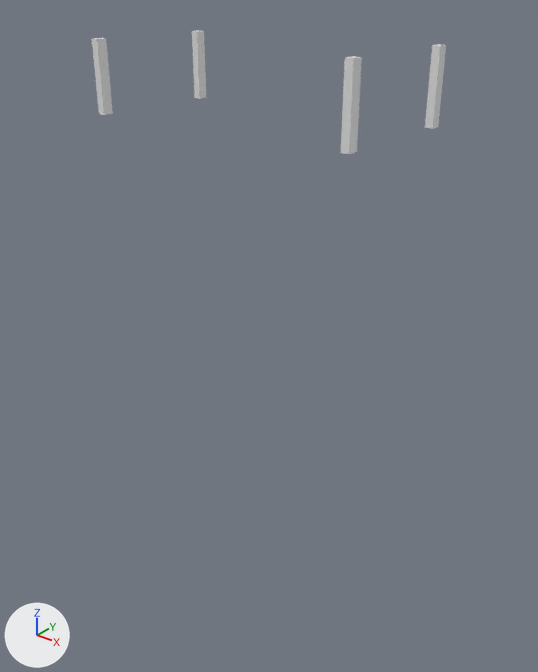
The Blender file 3d_assets/industrial_shelves.blend: old version first, new version second.
The view is the same before and after, from a 50 mm camera at (156.0, -191.0, 219.0) aimed at (2.0, 1.0, 99.0). The lights are fixed; the arrows at lower left show +X, +Y and +Z. The same objects are shown in both versions, whatever each file hides.

Script lines for the objects in view, before the commit:
```python
me_cube_009 = bpy.data.meshes.new('Cube.009')
me_cube_009.from_pydata(...)  # a box spanning x -50.0..-47.4, y -25.0..-21.3, z 176.5..200.2
me_cube_010 = bpy.data.meshes.new('Cube.010')
me_cube_010.from_pydata(...)  # a box spanning x -50.0..-47.4, y 21.3..25.0, z 176.5..200.2
# before: 0 (-47.4, 21.3, 200.2) at pixel (196, 31), 1 (-50.0, 21.3, 200.2) at pixel (191, 31), 2 (-50.0, 25.0, 200.2) at pixel (198, 30), 3 (-47.4, 25.0, 200.2) at pixel (204, 30), 4 (-50.0, 25.0, 176.5) at pixel (201, 97)
# before: 5 (-50.0, 21.3, 176.5) at pixel (194, 98), 6 (-47.4, 25.0, 176.5) at pixel (206, 97), 7 (-47.4, 21.3, 176.5) at pixel (199, 98)
me_cube_011 = bpy.data.meshes.new('Cube.011')
me_cube_011.from_pydata(...)  # a box spanning x 47.4..50.0, y 21.3..25.0, z 176.5..200.2
# before: 0 (50.0, 21.3, 176.5) at pixel (432, 128), 1 (50.0, 25.0, 176.5) at pixel (438, 127), 2 (47.4, 21.3, 176.5) at pixel (424, 127), 3 (47.4, 25.0, 176.5), 4 (50.0, 25.0, 200.2) at pixel (446, 44)
# before: 5 (47.4, 25.0, 200.2) at pixel (438, 44), 6 (47.4, 21.3, 200.2) at pixel (432, 45), 7 (50.0, 21.3, 200.2) at pixel (440, 45)
me_cube_012 = bpy.data.meshes.new('Cube.012')
me_cube_012.from_pydata(...)  # a box spanning x 47.4..50.0, y -25.0..-21.3, z 176.5..200.2
ob_ubx_shelves_05 = bpy.data.objects.new('UBX_shelves_05', me_cube_009)
ob_ubx_shelves_05.location = (0.0, 0.0, 0.0)
ob_ubx_shelves_06 = bpy.data.objects.new('UBX_shelves_06', me_cube_010)
ob_ubx_shelves_06.location = (0.0, 0.0, 0.0)
ob_ubx_shelves_07 = bpy.data.objects.new('UBX_shelves_07', me_cube_011)
ob_ubx_shelves_07.location = (0.0, 0.0, 0.0)
ob_ubx_shelves_08 = bpy.data.objects.new('UBX_shelves_08', me_cube_012)
ob_ubx_shelves_08.location = (0.0, 0.0, 0.0)
```
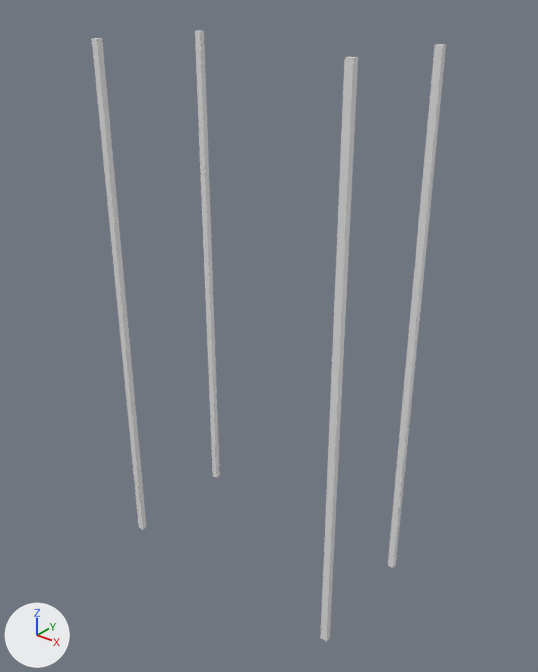
The edits, one by one:
me_cube_012 has 8 vertices, 6 faces and spans x 47.4..50.0, y -25.0..-21.3, z 176.5..200.2.
me_cube_012 is used by ob_ubx_shelves_08; location (0.0, 0.0, 0.0).
Verts and faces of me_cube_012; kept vertices keep their numbers, new ones are numbered from 8.
Part 1, on me_cube_012:
New vertex 8 is at (47.4, 22.8, 0.2), pixel (387, 565).
New vertex 9 is at (47.4, 25.0, 0.2).
New vertex 10 is at (47.4, 22.8, 200.2), pixel (434, 44).
New vertex 11 is at (47.4, 25.0, 200.2), pixel (438, 44).
New vertices 12 to 15 stand at vertices 8 to 11, in that order, plus (2.6, 0.0, 0.0).
New faces: (8, 10, 11, 9), (9, 11, 15, 13), (12, 13, 15, 14), (8, 12, 14, 10), (8, 9, 13, 12), (10, 14, 15, 11).
me_cube_011 has 8 vertices, 6 faces and spans x 47.4..50.0, y 21.3..25.0, z 176.5..200.2.
me_cube_011 is used by ob_ubx_shelves_07; location (0.0, 0.0, 0.0).
Verts and faces of me_cube_011; kept vertices keep their numbers, new ones are numbered from 8.
Part 2, on me_cube_011:
Vertices deleted: 0 to 7 (with the faces that use them).
Part 3, on me_cube_011:
New vertex 8 is at (-50.0, 22.8, 0.2), pixel (212, 475).
New vertex 9 is at (-50.0, 25.0, 0.2).
New vertex 10 is at (-50.0, 22.8, 200.2), pixel (194, 30).
New vertex 11 is at (-50.0, 25.0, 200.2), pixel (198, 30).
New vertices 12 to 15 stand at vertices 8 to 11, in that order, plus (2.6, 0.0, 0.0).
New faces: (8, 10, 11, 9), (9, 11, 15, 13), (12, 13, 15, 14), (8, 12, 14, 10), (8, 9, 13, 12), (10, 14, 15, 11).
me_cube_010 has 8 vertices, 6 faces and spans x -50.0..-47.4, y 21.3..25.0, z 176.5..200.2.
me_cube_010 is used by ob_ubx_shelves_06; location (0.0, 0.0, 0.0).
Verts and faces of me_cube_010; kept vertices keep their numbers, new ones are numbered from 8.
Part 4, on me_cube_010:
Vertices deleted: 0 to 7 (with the faces that use them).
Part 5, on me_cube_010:
New vertex 8 is at (-50.0, -25.0, 0.2), pixel (138, 527).
New vertex 9 is at (-50.0, -22.8, 0.2).
New vertex 10 is at (-50.0, -25.0, 200.2), pixel (91, 38).
New vertex 11 is at (-50.0, -22.8, 200.2), pixel (97, 38).
New vertices 12 to 15 stand at vertices 8 to 11, in that order, plus (2.6, 0.0, 0.0).
New faces: (8, 10, 11, 9), (9, 11, 15, 13), (12, 13, 15, 14), (8, 12, 14, 10), (8, 9, 13, 12), (10, 14, 15, 11).
me_cube_009 has 8 vertices, 6 faces and spans x -50.0..-47.4, y -25.0..-21.3, z 176.5..200.2.
me_cube_009 is used by ob_ubx_shelves_05; location (0.0, 0.0, 0.0).
Verts and faces of me_cube_009; kept vertices keep their numbers, new ones are numbered from 8.
Part 6, on me_cube_009:
New vertex 8 is at (47.4, -25.0, 0.2), pixel (320, 637).
New vertex 9 is at (47.4, -22.8, 0.2).
New vertex 10 is at (47.4, -25.0, 200.2), pixel (344, 57).
New vertex 11 is at (47.4, -22.8, 200.2), pixel (349, 56).
New vertices 12 to 15 stand at vertices 8 to 11, in that order, plus (2.6, 0.0, 0.0).
New faces: (8, 10, 11, 9), (9, 11, 15, 13), (12, 13, 15, 14), (8, 12, 14, 10), (8, 9, 13, 12), (10, 14, 15, 11).

Changed parts and their boxes (x1, y1, x2, y2) in the pictures (538 x 672 px):
'UBX_shelves_05', reshaped (73% wider, 651% taller)
    before: (92, 38, 113, 115)
    after: (321, 57, 358, 642)
'UBX_shelves_08', reshaped (168% wider, 430% taller)
    before: (341, 56, 362, 154)
    after: (388, 44, 446, 568)
'UBX_shelves_06', reshaped (267% wider, 604% taller)
    before: (192, 30, 206, 99)
    after: (92, 38, 146, 530)
'UBX_shelves_07', reshaped (18% wider, 422% taller)
    before: (425, 44, 446, 129)
    after: (195, 30, 220, 478)
part 1 of me_cube_012, added
    after: (388, 44, 446, 568)
part 2 of me_cube_011, deleted
    before: (425, 44, 446, 129)
part 3 of me_cube_011, added
    after: (195, 30, 220, 478)
part 4 of me_cube_010, deleted
    before: (192, 30, 206, 99)
part 5 of me_cube_010, added
    after: (92, 38, 146, 530)
part 6 of me_cube_009, added
    after: (321, 57, 358, 642)
